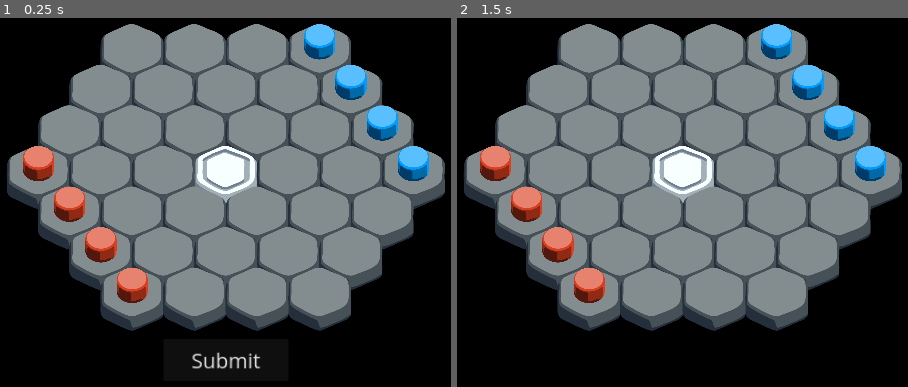
Above: before the commit, frames 1-2 (left to right).
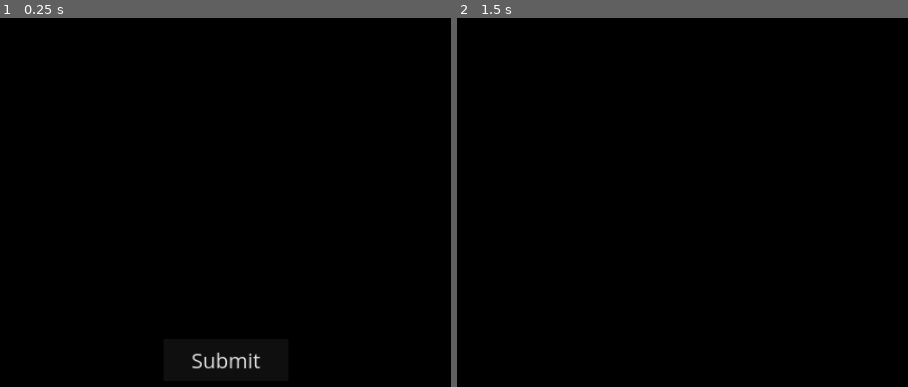
Above: after the commit, the same moments.

Repository: Tameno-01/untitled-strategy-game
Game: Godot game, scene res://game/game.tscn
Same seed, same stepped clock (60 frames per second), same inputs: the game is played once before the commit and once after it. This scene is started directly instead of the project's main scene.
Inputs (mouse positions are in pixels of both pictures, inside the frame that each line leads up to):
- Up to frame 1 (0.25 s): no input
- Up to frame 2 (1.5 s): click "Submit" at 0.5 s; tap Enter at 1.25 s; move the mouse to (858, 147) at 1.27 s; click (858, 147) at 1.42 s

The runs differ from the first frame. In frame 1, 59% of the frame differs, in the area x 1-99%, y 1-85%; in frame 2, 59%.
Error after the commit: Invalid access to property or key 'room_info' on a base object of type 'Nil'. (res://game/visualizer/visualizer.gd:26)

Commit message:
Initial logic for moving players

Diff:
--- a/dict_types.gd
+++ b/dict_types.gd
@@ -7,7 +7,6 @@
 		&"distance": TYPE_INT
 	},
 	&"Turn": {
-		&"team": TYPE_INT,
 		&"movements": [TYPE_INT, &"PlayerMovement"],
 	},
 	&"UserProperties": {
--- a/game/game.gd
+++ b/game/game.gd
@@ -1,8 +1,10 @@
 class_name Game
 extends Node
 
+@export var runner: Runner
 @export var visualizer: Visualizer
 
 
-func set_local_team(team: int) -> void:
-	visualizer.local_team = team
+func set_game_room(game_room: GameRoom) -> void:
+	runner.game_room = game_room
+	visualizer.game_room = game_room
--- a/game/game.tscn
+++ b/game/game.tscn
@@ -4,8 +4,9 @@
 [ext_resource type="Script" path="res://game/runner/runner.gd" id="1_qux5m"]
 [ext_resource type="PackedScene" uid="uid://c6h3ea8f6pqce" path="res://game/visualizer/visualizer.tscn" id="2_gv16v"]
 
-[node name="Game" type="Node" node_paths=PackedStringArray("visualizer")]
+[node name="Game" type="Node" node_paths=PackedStringArray("runner", "visualizer")]
 script = ExtResource("1_m51lu")
+runner = NodePath("Runner")
 visualizer = NodePath("Visualizer")
 
 [node name="Runner" type="Node" parent="."]
--- a/game/game_room.gd
+++ b/game/game_room.gd
@@ -214,6 +214,6 @@
 			if _current_state_node != null:
 				_current_state_node.queue_free()
 			var game: Game = game_scene.instantiate()
-			game.set_local_team(room_info.users[multiplayer.get_unique_id()].team)
+			game.set_game_room(self)
 			add_child(game)
 			_current_state_node = game
--- /dev/null
+++ b/game/runner/lock_state.gd
@@ -0,0 +1,48 @@
+class_name LockState
+extends RefCounted
+
+enum Types {
+	NONE,
+	STOP,
+	MOVE,
+	SWAP,
+	LOCK,
+}
+
+var type: Types = Types.NONE
+var team: int
+var swapping_teams: Array[int]
+
+
+func combine_with(other: LockState) -> LockState:
+	if type == Types.NONE:
+		return other
+	if other.type == Types.NONE:
+		return self
+	if type == Types.LOCK or other.type == Types.LOCK:
+		return _new_lock()
+	if type == Types.STOP and other.type == Types.STOP:
+		return _new_lock()
+	if type == Types.SWAP or other.type == Types.SWAP:
+		return _new_lock()
+	if team == other.team:
+		return _new_lock()
+	var output: LockState = LockState.new()
+	output.type = Types.SWAP
+	output.swapping_teams = [team, other.team]
+	return output
+
+
+func is_identical_to(other: LockState) -> bool:
+	if swapping_teams.size() != other.swapping_teams.size():
+		return false
+	for swapping_team in swapping_teams:
+		if not swapping_team in other.swapping_teams:
+			return false
+	return type == other.type and team == other.team
+
+
+static func _new_lock() -> LockState:
+	var output: LockState = LockState.new()
+	output.type = Types.LOCK
+	return output
--- a/game/runner/runner.gd
+++ b/game/runner/runner.gd
@@ -22,10 +22,14 @@
 var anchor_locations: Array[Vector2i] = [
 	Vector2i(0, 0),
 ]
+var game_room: GameRoom
 
 var _tiles: Dictionary = {}
 var _players: Dictionary = {}
 var _last_id: int = -1
+var _turn_submissions: Dictionary = {}
+var _lock_happened: bool
+var _locked_tiles: Dictionary = {}
 
 
 func _ready() -> void:
@@ -83,11 +87,76 @@
 
 
 func submit(turn: Dictionary) -> void:
-	pass
-
-
+	_recieve_submission.rpc_id(1, turn)
+
+
+func _get_tile_lockstate(tile: Vector2i) -> LockState:
+	return _locked_tiles.get(tile, LockState.new())
+
+
+func _set_tile_lockstate(tile: Vector2i, state: LockState) -> void:
+	if state.type == LockState.Types.NONE:
+		_locked_tiles.erase(tile)
+	_locked_tiles[tile] = state
+
+
+@rpc("any_peer", "call_local", "reliable")
 func _recieve_submission(turn: Dictionary) -> void:
-	pass
+	if not multiplayer.is_server():
+		return
+	if not DictTypes.is_dict_of_type(turn, &"Turn"):
+		return
+	var team: int = game_room.room_info.users[multiplayer.get_remote_sender_id()].team
+	_turn_submissions[team] = turn
+	if _turn_submissions.size() == 2:
+		_do_turn()
+
+
+func _do_turn() -> Array[Array]:
+	var steps: Array[Array] = []
+	var fallen_pieces_step: Array = []
+	for player_id in _players:
+		var player: Dictionary = _players[player_id]
+		_set_tile(player.position, TileTypes.AIR)
+		fallen_pieces_step.append({
+			&"type": &"tile_fall",
+			&"tile": player.position,
+		})
+	steps.append(fallen_pieces_step)
+	while true:
+		_lock_happened = true
+		while _lock_happened:
+			_lock_happened = false
+			_update_lock_states()
+			# Stopped at: 'Update the lock state of all tiles'
+	return steps
+
+
+func _update_lock_states() -> void:
+	for player_id in _players:
+		var player: Dictionary = _players[player_id]
+		var next_tile: Vector2i = _determine_player_next_tile(player_id)
+		var prev_lock_state: LockState = _get_tile_lockstate(next_tile)
+		var lock_state: LockState = LockState.new()
+		var movement: Dictionary = _turn_submissions[player.team][player_id]
+		if movement.distance < 2:
+			lock_state.type = LockState.Types.STOP
+		else:
+			lock_state.type = LockState.Types.MOVE
+		lock_state.team = player.team
+		var new_lock_state: LockState = prev_lock_state.combine_with(lock_state)
+		if not new_lock_state.is_identical_to(prev_lock_state):
+			_lock_happened = true
+		_set_tile_lockstate(next_tile, new_lock_state)
+
+
+func _determine_player_next_tile(player_id: int) -> Vector2i:
+	var player: Dictionary = _players[player_id]
+	var movement: Dictionary = _turn_submissions[player.team][player_id]
+	if movement.distance == 0:
+		return player.position
+	var direction: Directions = movement.direction as Directions
+	return get_neigbour(player.position, direction)
 
 
 func _set_tile(position: Vector2i, type: TileTypes) -> void:
@@ -99,6 +168,7 @@
 
 func get_all_player_ids() -> Array:
 	return _players.keys()
+
 
 func _create_board_base() -> void:
 	for y in range(-(grid_size - 1) / 2, (grid_size + 1) / 2):
--- a/game/visualizer/visualizer.gd
+++ b/game/visualizer/visualizer.gd
@@ -11,8 +11,9 @@
 @export var player_scene: PackedScene
 @export var move_indicator_scene: PackedScene
 
-var local_team: int
-
+var game_room: GameRoom
+
+var _local_team: int
 var _players: Dictionary = {}
 var _selected_player: int = -1
 var _current_turn: Dictionary
@@ -22,6 +23,7 @@
 
 
 func _ready() -> void:
+	_local_team = game_room.room_info.users[multiplayer.get_unique_id()].team
 	_board_first_draw()
 	_players_first_draw()
 	_reset_curent_turn()
@@ -57,7 +59,7 @@
 	if player_id == -1:
 		return
 	var player: Dictionary = runner.get_player(player_id)
-	if player.team != local_team:
+	if player.team != _local_team:
 		return
 	_selected_player = player_id
 	_update_player_movement(mouse_pos)
@@ -71,7 +73,6 @@
 
 func _reset_curent_turn() -> void:
 	_current_turn = {
-		&"team": local_team,
 		&"movements": {},
 	}
 
